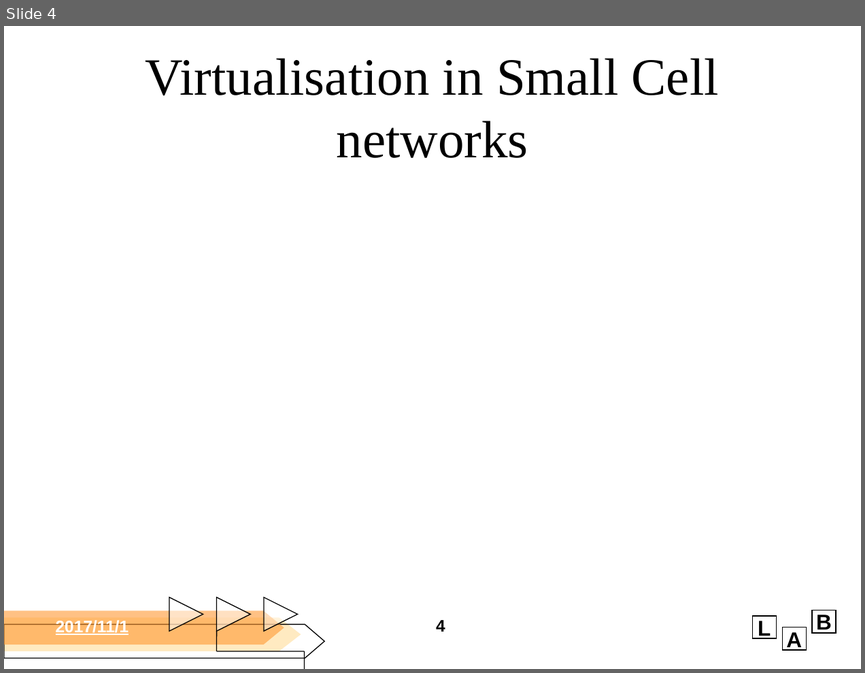
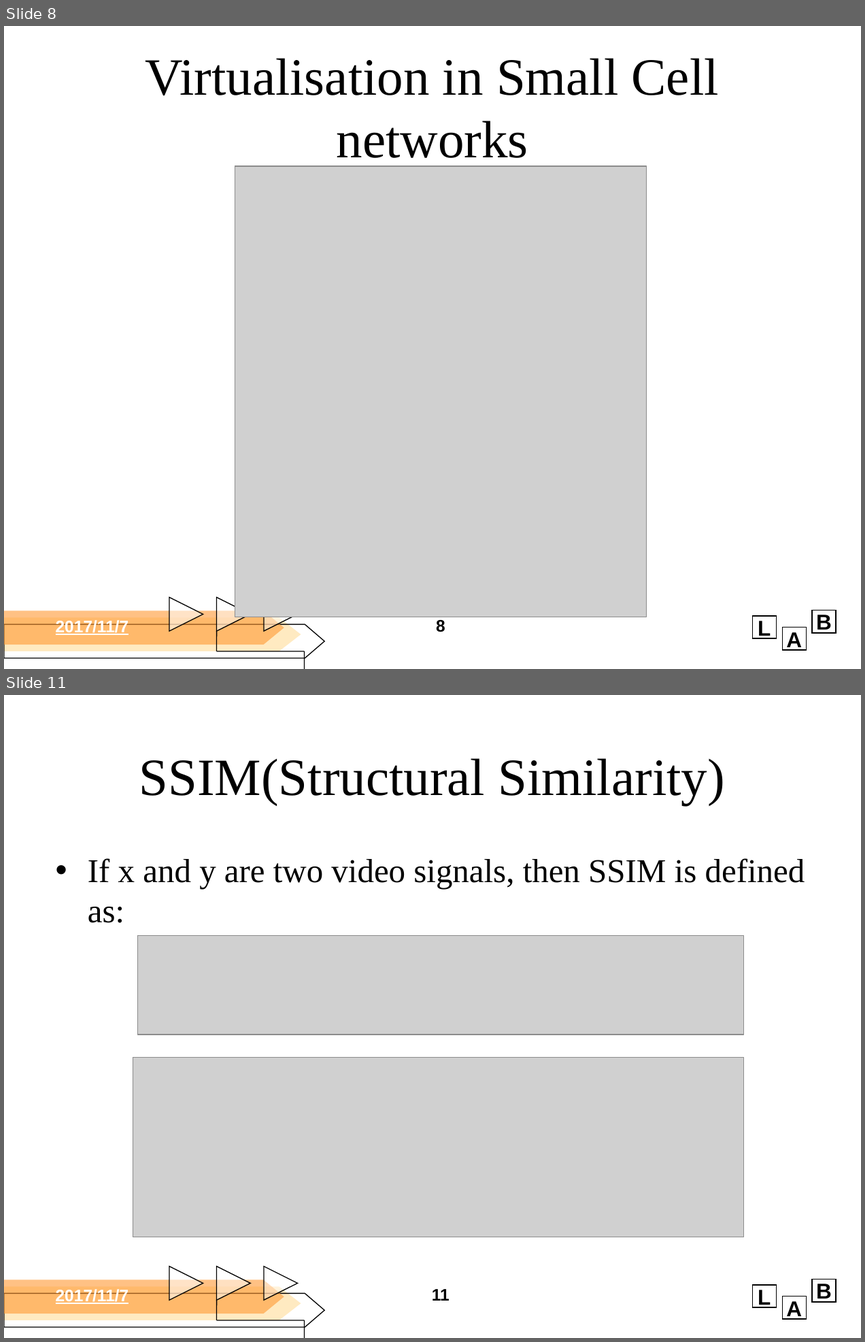
Before and after one commit to d26000523/ciis, a slide deck: homework/1109.pptx. Shown one above the other, each under a label of ours: slide 4 before the commit, slides 8 and 11 after it; the slides between them are not shown. The pictures are 865x673 and 865x1342 pixels, drawn with LibreOffice and Linux fonts; fonts in the diff are those of the drawing; grey boxes stand for pictures; background and template pictures are left out. Boxes give left, top, right and bottom in pixels: in the first picture for what was removed or moved away, otherwise in the second. Text is boxed around its words. In the diff, an @@ line names an element or a change of style, - is before the commit and + after.

```diff
--- a/homework/1109.pptx
+++ b/homework/1109.pptx
@@ slide 11 added at bbox=[4, 695, 861, 1338], background picture (left out); not listed: 12 template elements that a slide beside it also shows @@
@@ title added at bbox=[139, 758, 725, 805], 44 pt, text #000000 @@
+SSIM(Structural Similarity)
@@ text added at bbox=[88, 858, 805, 923], 28 pt, text #000000 @@
+• If x and y are two video signals, then SSIM is defined as:
@@ picture added at bbox=[138, 936, 743, 1035] @@
@@ picture added at bbox=[133, 1057, 743, 1236] @@
@@ text added at bbox=[56, 1289, 129, 1304], 14 pt, text #FFFFFF, bold, underline @@
+2017/11/7
@@ page number added at bbox=[432, 1289, 449, 1300], 14 pt, text #000000, bold @@
+11
@@ what was slide 4 is now slide 8 @@
@@ slide 8 changed as well @@
@@ picture added at bbox=[235, 167, 646, 617] @@
@@ text at bbox=[56, 620, 129, 635]: text changed @@
-2017/11/1
+2017/11/7
@@ page number at bbox=[436, 620, 445, 632]: text changed @@
-4
+8
```
Also in this commit, not shown: 3 other slides changed, 15 other slides added.
